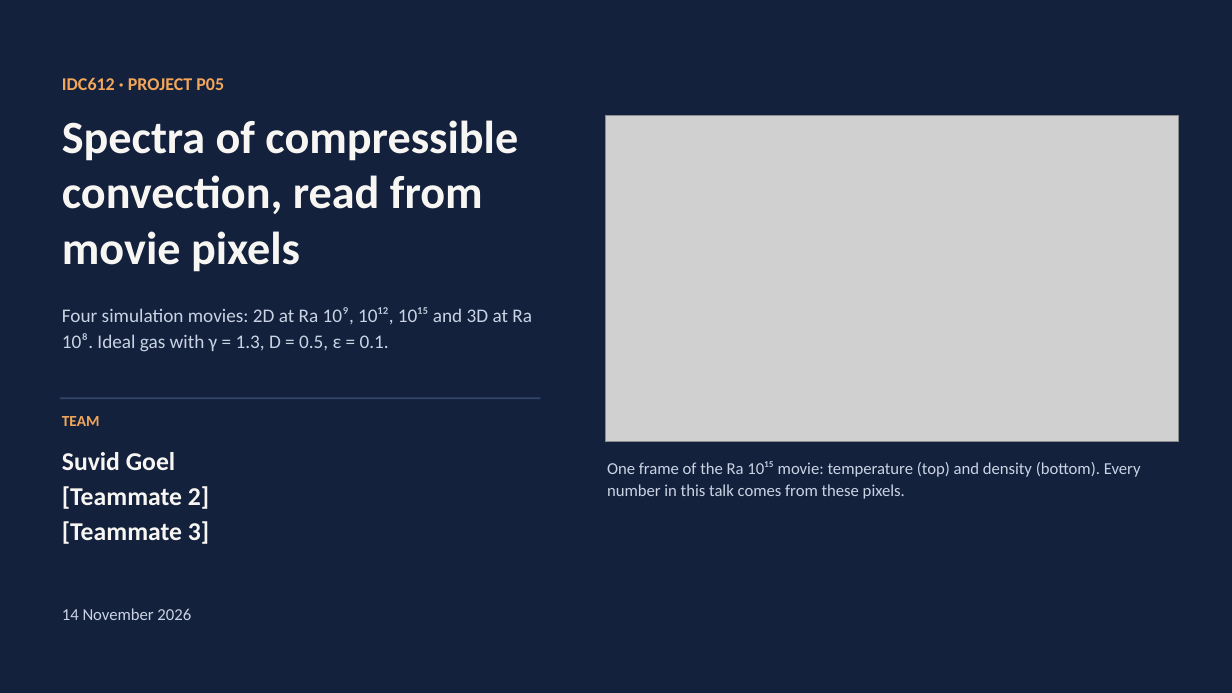
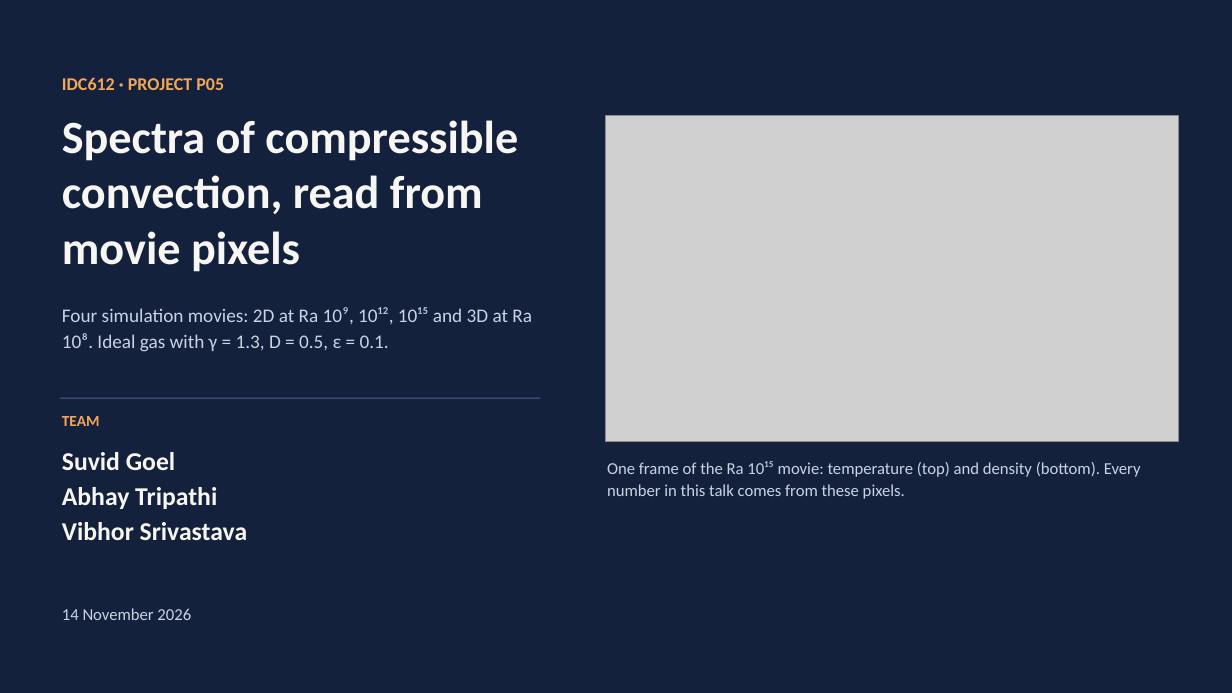
Before and after one commit to SUVIDGOEL/idc612-p05-convection, a slide deck: slide 1 of report/P05_presentation.pptx. Drawn at 1232x693 pixels with LibreOffice and Linux fonts; fonts in the diff are those of the drawing; grey boxes stand for pictures. Boxes give left, top, right and bottom in pixels: in the first picture for what was removed or moved away, otherwise in the second. Text is boxed around its words. In the diff, an @@ line names an element or a change of style, - is before the commit and + after.

```diff
--- a/report/P05_presentation.pptx
+++ b/report/P05_presentation.pptx
@@ text at (x1=62, y1=487, x2=247, y2=540): text changed @@
-[Teammate 2]
-[Teammate 3]
+Abhay Tripathi
+Vibhor Srivastava
```
Also in this commit, not shown: 4 other files.
